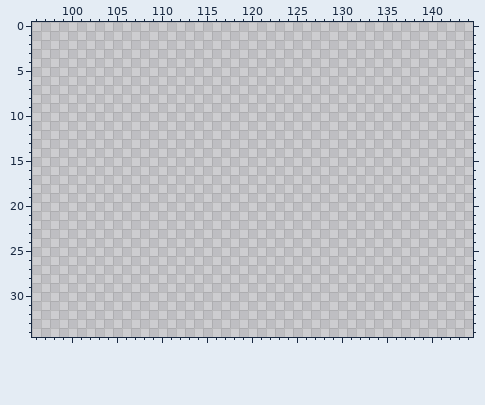
Pixel-art file: assets/images/town-tiles.aseprite. Above is the file before it was changed.
512x512 pixels, 1 frame. Pixels under 10% opacity are left out. Colours within 5 levels of each other are drawn and written as one. Shown: x 96..144, y 0..34. The commit also changed other parts of the picture, which this record leaves out.
The same view after the edit:
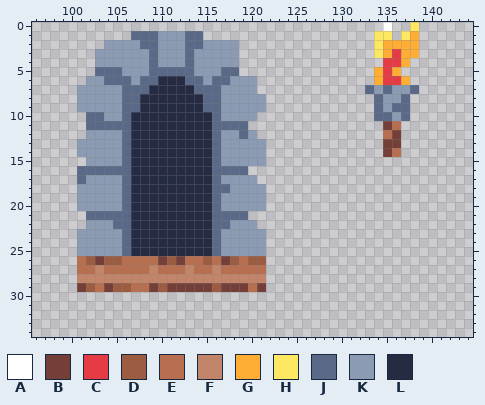
Palette (. is transparent): A #ffffff  B #743f39  C #e43b44  D #9b5c41  E #b86f50  F #c28569  G #feae34  H #fee761  J #5a6988  K #8b9bb4  L #262b44
Diff:
Changed rows in their new state; - is an unchanged pixel.
Layer "Layer 1":
first column x 101:
 0 ----------------------------------A--H
 1 ------JJJKKKJJ-------------------HH-HG
 2 ---KKKKJJKKKJJKKKK---------------HGGGG
 3 --KKKKKKJKKKJKKKKK---------------HGCGG
 4 --KKKKKKJKKKJKKKKK----------------CCG-
 5 --JJJKKKJJJJJKKKJJ---------------GCG--
 6 -KKJJJKJJLLLJJKJJKKK-------------GCCG-
 7 KKKKKJJJLLLLLJJJKKKK------------JKJKKJ
 8 KKKKKJJLLLLLLLJJKKKKK------------JKKJ-
 9 KKKKKJJLLLLLLLJJKKKKK------------JKJJ-
10 -JJKKJLLLLLLLLLJKKKK-------------JJKJ-
11 -JJJJJLLLLLLLLLJJJJ---------------BE--
12 -KKKKJLLLLLLLLLJKKJK--------------EB--
13 KKKKKJLLLLLLLLLJKKKKK-------------BB--
14 KKKKKJLLLLLLLLLJKKKKK-------------BE--
15 -KKKKJLLLLLLLLLJKKKKK-----------------
16 JJJJJJLLLLLLLLLJJJJ-------------------
17 JKKKKJLLLLLLLLLJKKKK------------------
18 KKKKKJLLLLLLLLLJJKKKK-----------------
19 KKKKKJLLLLLLLLLJKKKKK-----------------
20 KKKKKJLLLLLLLLLJKKKKK-----------------
21 -JJJJJLLLLLLLLLJJJJ-------------------
22 -KKKJJLLLLLLLLLJJKKK------------------
23 KKKKKJLLLLLLLLLJKKKKK-----------------
24 KKKKKJLLLLLLLLLJKKKKK-----------------
25 KKKKKJLLLLLLLLLJKKKKK-----------------
26 EDBDDEEEEBDBEEDEBDEDD-----------------
27 EEFEEEEEFEEEFEEFEEEEE-----------------
28 FFFFFFFFFFFFFFFFFFFFF-----------------
29 BDEBDDEEBDBBBBBDBBBEB-----------------
